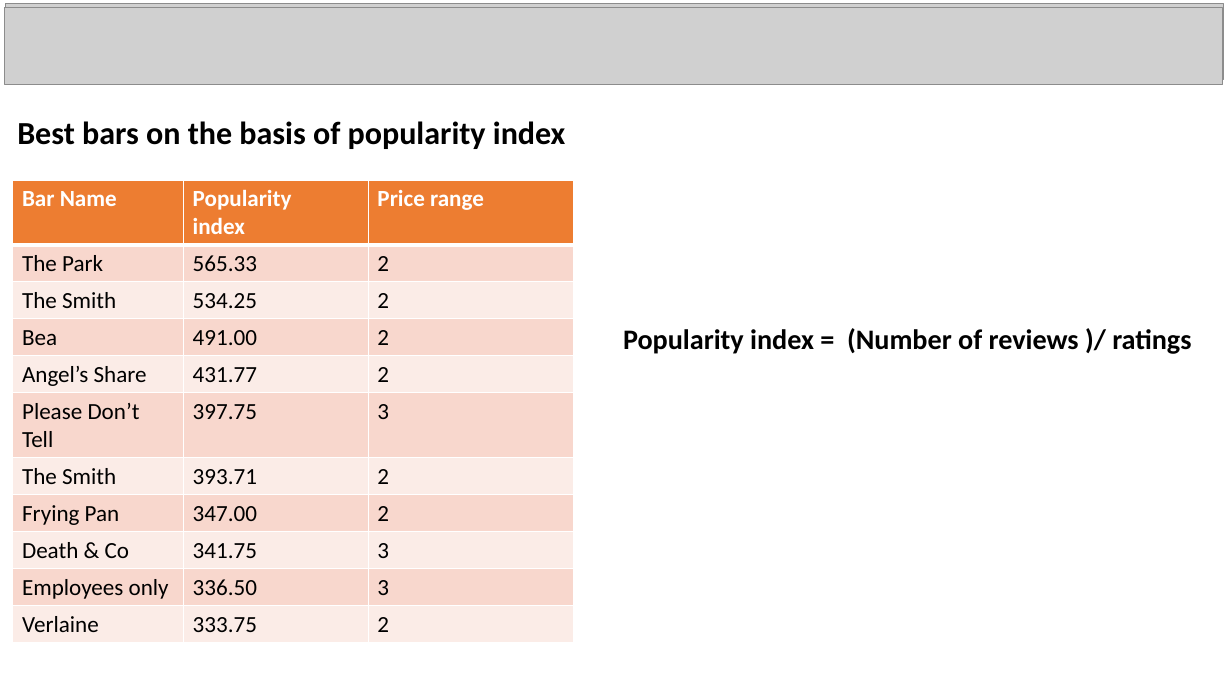
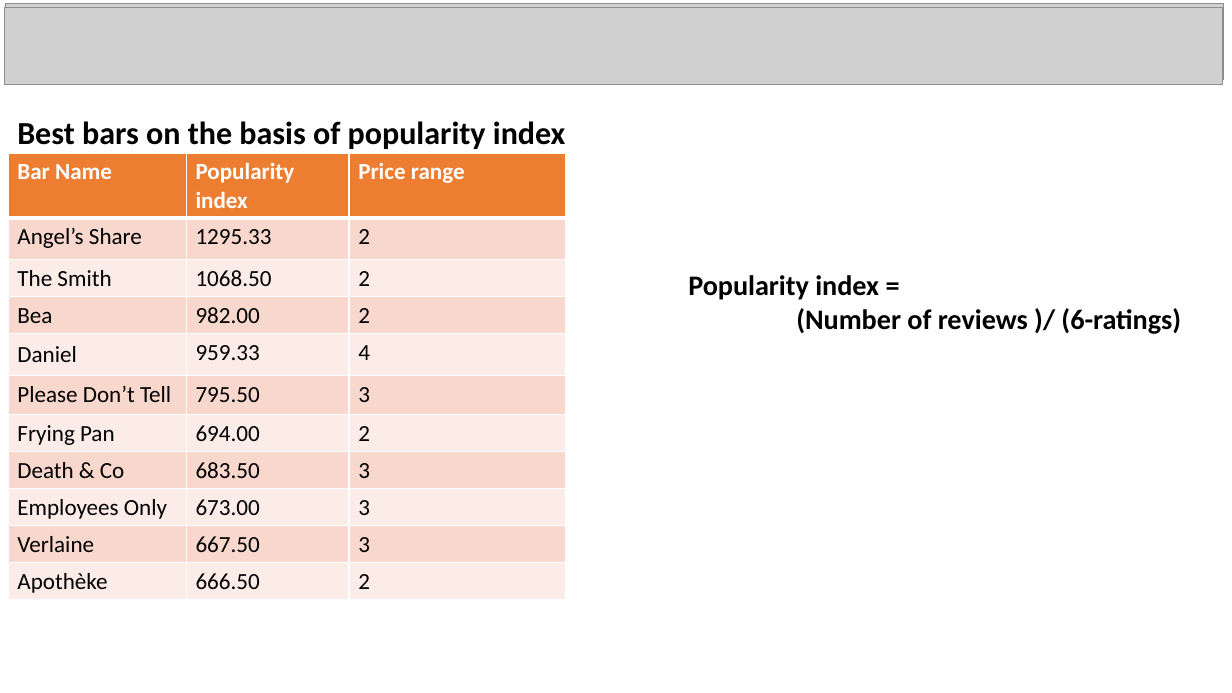
Before and after one commit to basantdhital/MY_pro, a slide deck: slide 6 of bars_presentation.pptx. Drawn at 1232x693 pixels with LibreOffice and Linux fonts; fonts in the diff are those of the drawing; grey boxes stand for pictures. Boxes give left, top, right and bottom in pixels: in the first picture for what was removed or moved away, otherwise in the second. Text is boxed around its words. In the diff, an @@ line names an element or a change of style, - is before the commit and + after.

```diff
--- a/bars_presentation.pptx
+++ b/bars_presentation.pptx
@@ table at [8,153,567,600] @@
-row 2, column 1: The Park
+row 2, column 1: Angel’s Share
-row 2, column 2: 565.33
+row 2, column 2: 1295.33
-row 3, column 2: 534.25
+row 3, column 2: 1068.50
-row 4, column 2: 491.00
+row 4, column 2: 982.00
-row 5: Angel’s Share | 431.77 | 2
+row 5: Daniel | 959.33 | 4
-row 6, column 1: Please Don’t / Tell
+row 6, column 1: Please Don’t Tell
-row 6, column 2: 397.75
+row 6, column 2: 795.50
-row 7, column 1: The Smith
+row 7, column 1: Frying Pan
-row 7, column 2: 393.71
+row 7, column 2: 694.00
-row 8: Frying Pan | 347.00 | 2
+row 8: Death & Co | 683.50 | 3
-row 9, column 1: Death & Co
+row 9, column 1: Employees Only
-row 9, column 2: 341.75
+row 9, column 2: 673.00
-row 10, column 1: Employees only
+row 10, column 1: Verlaine
-row 10, column 2: 336.50
+row 10, column 2: 667.50
-row 11, column 1: Verlaine
+row 11, column 1: Apothèke
-row 11, column 2: 333.75
+row 11, column 2: 666.50
@@ table: place and size @@
-table at [13,180,574,642]
+table at [8,153,567,600]
@@ text at [688,275,1181,334]: text changed @@
-Popularity index = (Number of reviews )/ ratings
+Popularity index =
+(Number of reviews )/ (6-ratings)
```
Also in this commit, not shown: 1 other slide changed, 1 slide added, 8 other files.
